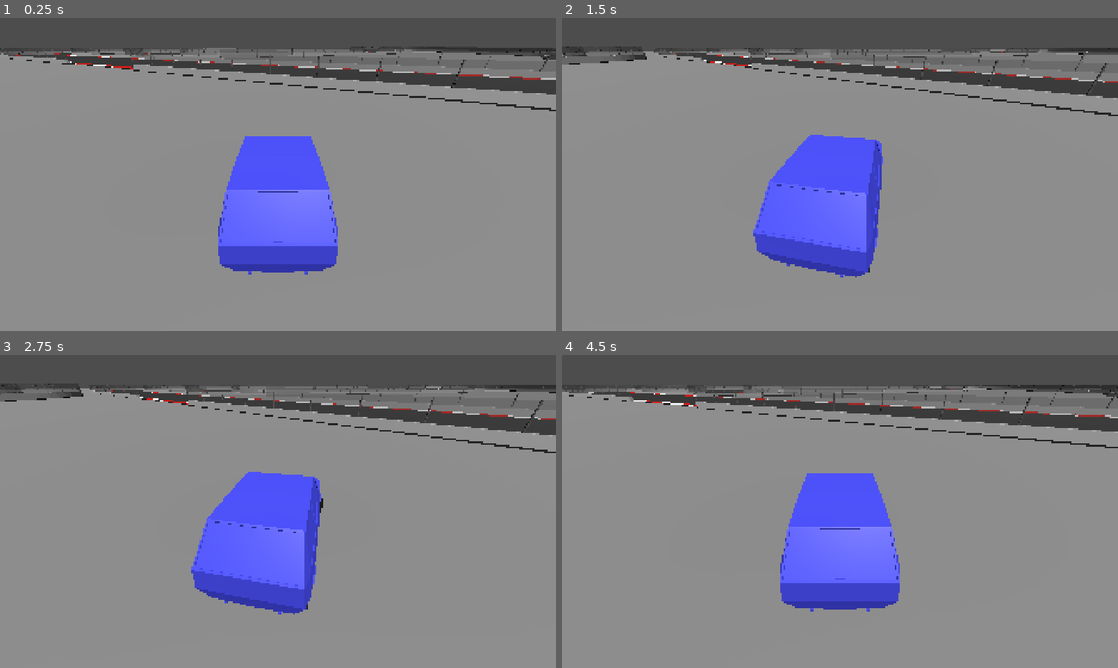
Above: before the commit, frames 1-4 (two rows, left to right).
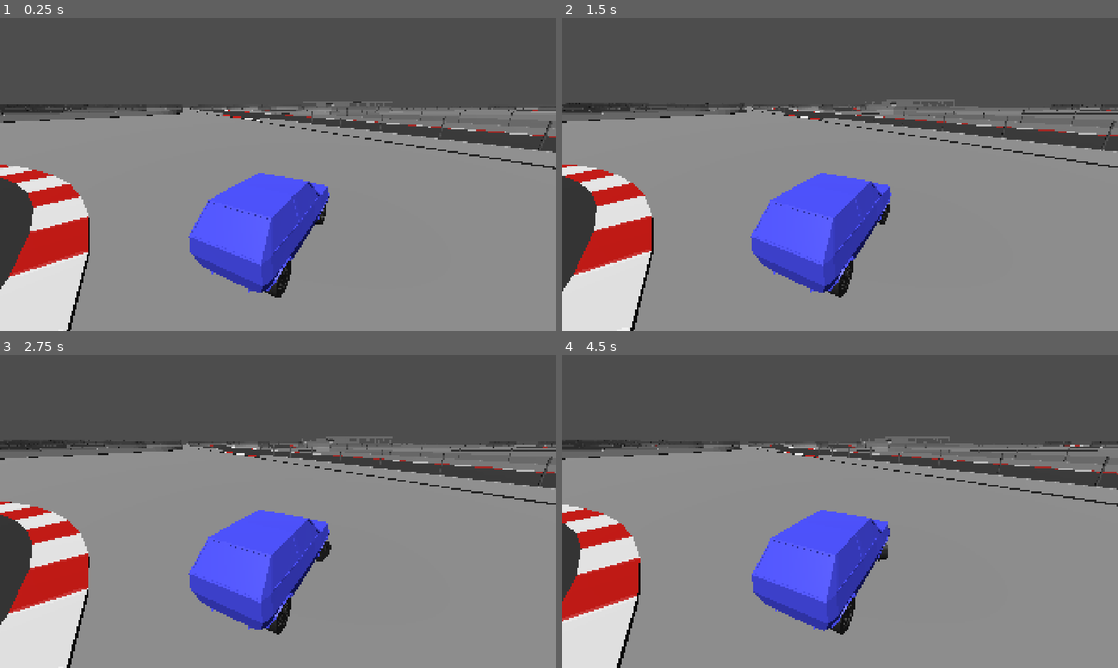
Above: after the commit, the same moments.

Repository: joelhari/my-racing-game
Game: Godot game, scene res://game.tscn
Same seed, same stepped clock (60 frames per second), same inputs: the game is played once before the commit and once after it.
Inputs:
- Up to frame 1 (0.25 s): no input
- Up to frame 2 (1.5 s): hold D (right) 0.53-1.28 s; tap Left (look_left) at 0.6 s; tap Right (look_right) at 0.8, 1.35 s; hold F (shift_down) from 1.28 s (still down)
- Up to frame 3 (2.75 s): tap Left (look_left) at 1.55 s; release F (shift_down) at 2.03 s; hold D (right) from 2.03 s (still down); hold S (break) from 2.03 s (still down); tap Right (look_right) at 2.3 s
- Up to frame 4 (4.5 s): release D (right) at 2.78 s; release S (break) at 2.78 s; hold W (accelerate) 2.78-3.53 s; tap Left (look_left) at 2.85, 4.35 s; hold A (left) from 3.53 s (still down); tap Right (look_right) at 3.6 s

The runs differ from the first frame. In frame 1, 35% of the frame differs, in the area x 0-100%, y 9-100%; in frame 2, 34%; in frame 3, 34%; in frame 4, 34%.

Commit message:
update game scene and camera script

Diff:
--- a/camera_controls.gd
+++ b/camera_controls.gd
@@ -1,7 +1,15 @@
 extends Camera3D
 
 
-func _process(delta: float) -> void:
-    var look_input: float = Input.get_axis("look_left", "look_right")
-    if not is_zero_approx(look_input):
-        transform = transform.rotated(Vector3.UP, look_input * PI * delta)
+@export var look_at_node: Node3D
+
+var speed: float = 10.0
+var acceleration: float = 10.0
+var distance: float = 4.0
+
+
+func _physics_process(_delta: float) -> void:
+    look_at(look_at_node.global_position, Vector3.UP)
+    var move: Vector3 = look_at_node.global_position - global_position
+    var dist: Vector3 = move.normalized() * distance
+    position += Vector3(move.x - dist.x, 0, move.z - dist.z)
--- a/game.tscn
+++ b/game.tscn
@@ -15,15 +15,19 @@
 [node name="DirectionalLight3D" type="DirectionalLight3D" parent="." unique_id=1650940499]
 transform = Transform3D(0.69909847, -0.60673296, 0.37833378, 0, 0.5291194, 0.8485474, -0.7150254, -0.5932182, 0.3699065, 0, 7.498417, 0)
 
-[node name="parking_garage_2" parent="." unique_id=2038809731 instance=ExtResource("1_e2o6t")]
-transform = Transform3D(1, 0, 0, 0, 1, 0, 0, 0, 1, 7.6523976, 0.12512445, 57.897625)
+[node name="Camera3D" type="Camera3D" parent="." unique_id=625482712 node_paths=PackedStringArray("look_at_node")]
+transform = Transform3D(1, 0, 0, 0, 0.8452619, 0.5343523, 0, -0.5343523, 0.8452619, 60.904472, 2.98929, 28.73526)
+script = ExtResource("3_feb5d")
+look_at_node = NodePath("../Car/CameraLookAt")
 
 [node name="Car" parent="." unique_id=305355653 instance=ExtResource("2_feb5d")]
-transform = Transform3D(0.8607708, 0, 0.50899273, 0, 1, 0, -0.50899273, 0, 0.8607708, 59.331196, 0.26447225, 26.074654)
+transform = Transform3D(0.8607708, 0, 0.50899273, 0, 1, 0, -0.50899273, 0, 0.8607708, 57.316803, 0.26447225, 26.502163)
 
-[node name="Camera3D" type="Camera3D" parent="Car" unique_id=625482712]
-transform = Transform3D(1, 0, 0, 0, 0.84571105, 0.5336411, 0, -0.5336411, 0.84571105, 0, 2.7248178, 3.0909579)
-script = ExtResource("3_feb5d")
+[node name="CameraLookAt" type="Node3D" parent="Car" unique_id=1396160584]
+transform = Transform3D(1, 0, 0, 0, 1, 0, 0, 0, 1, 0, 1.5190289, 0)
+
+[node name="parking_garage_2" parent="." unique_id=2038809731 instance=ExtResource("1_e2o6t")]
+transform = Transform3D(1, 0, 0, 0, 1, 0, 0, 0, 1, -66.77867, 0.12512445, -116.716034)
 
 [node name="Track1" parent="." unique_id=114421550 instance=ExtResource("4_fc0e3")]
-transform = Transform3D(1, 0, 0, 0, 1, 0, 0, 0, 1, 64.549484, 0, 10.860577)
+transform = Transform3D(1, 0, 0, 0, 1, 0, 0, 0, 1, 64.500145, 0.04006195, 10.836422)
